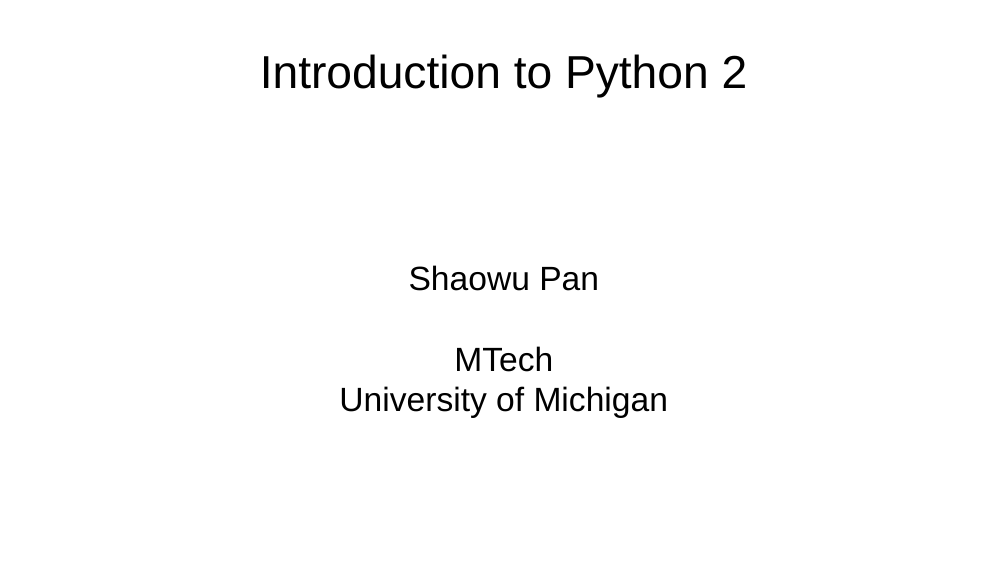
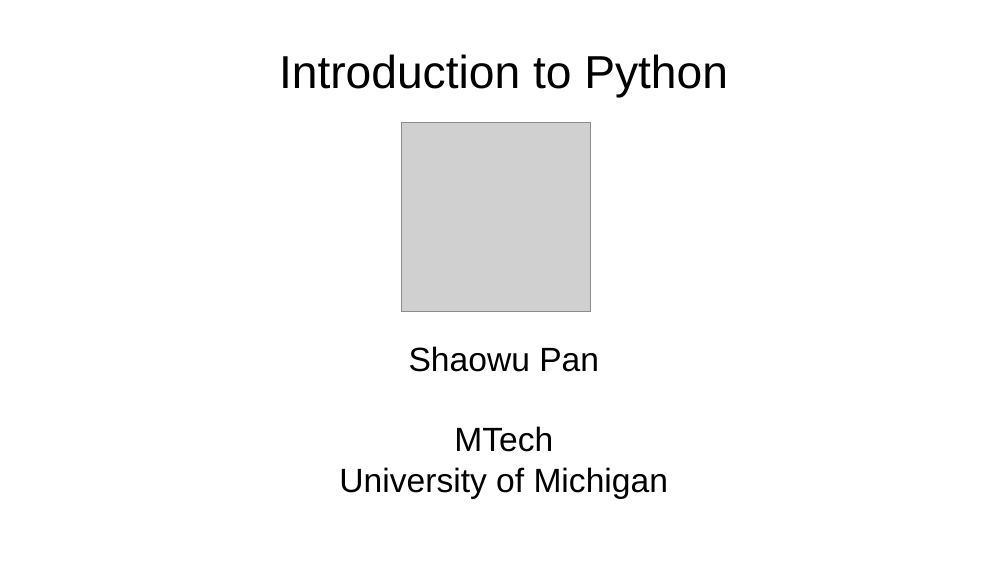
Before and after one commit to pswpswpsw/Mastering-Python-in-One-Hour, a slide deck: slide 1 of intro.pptx. Drawn at 1008x567 pixels with LibreOffice and Linux fonts; fonts in the diff are those of the drawing; grey boxes stand for pictures. Boxes give left, top, right and bottom in pixels: in the first picture for what was removed or moved away, otherwise in the second. Text is boxed around its words. In the diff, an @@ line names an element or a change of style, - is before the commit and + after.

```diff
--- a/intro.pptx
+++ b/intro.pptx
@@ text at bbox=[279, 54, 728, 98]: text changed @@
-Introduction to Python 2
+Introduction to Python
@@ text "Shaowu Pan": place and size @@
-text "Shaowu Pan" at bbox=[339, 265, 668, 418]
+text "Shaowu Pan" at bbox=[339, 346, 668, 499]
@@ picture added at bbox=[402, 123, 591, 312] @@
```
Also in this commit, not shown: 6 other slides changed, 19 slides added, 24 slides removed, 17 other files.
